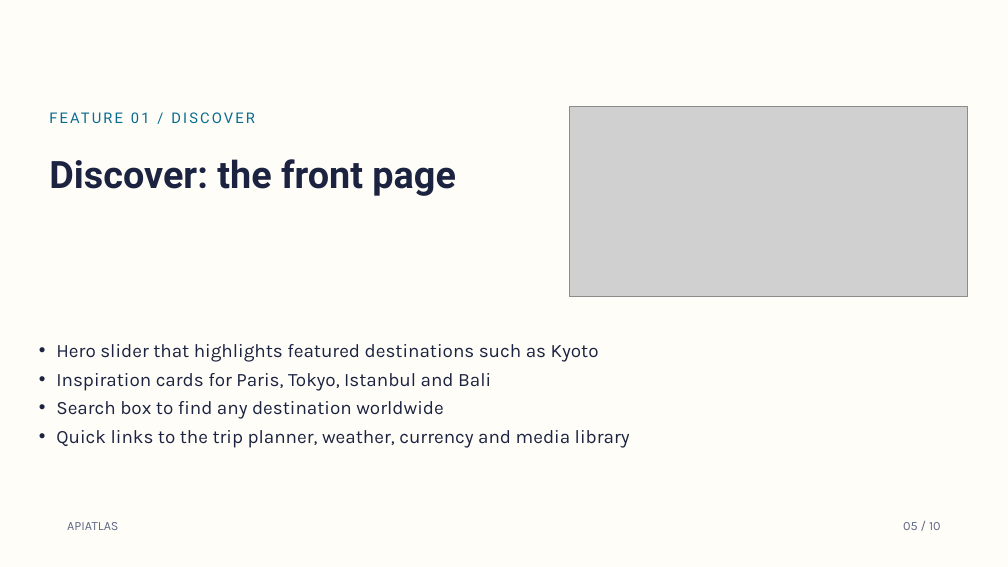
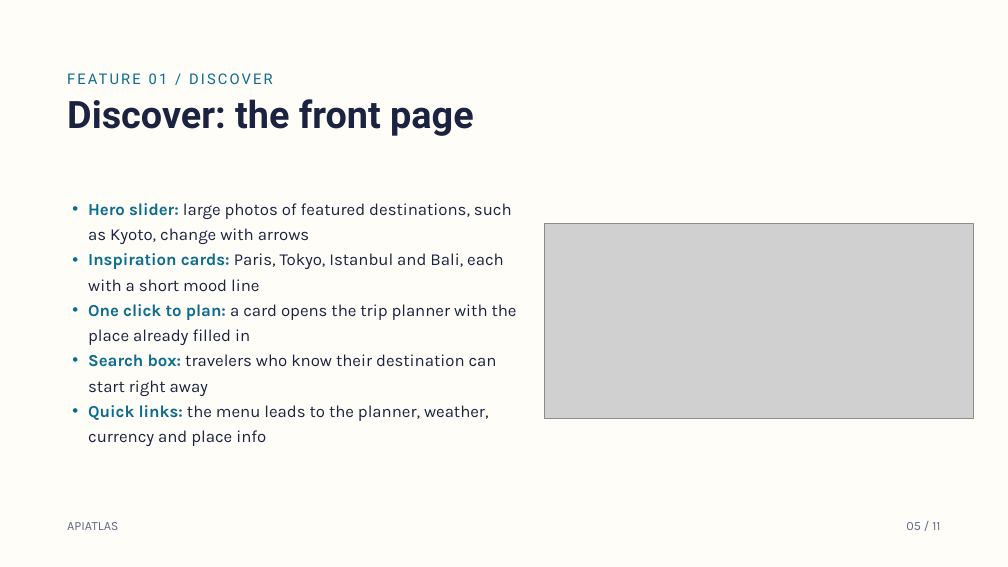
Before and after one commit to ahmad02072006/web-programming-class, a slide deck: slide 5 of Project Submission/APIATLAS Project Presentation.pptx. Drawn at 1008x567 pixels with LibreOffice and Linux fonts; fonts in the diff are those of the drawing; grey boxes stand for pictures; background and template pictures are left out. Boxes give left, top, right and bottom in pixels: in the first picture for what was removed or moved away, otherwise in the second. Text is boxed around its words. In the diff, an @@ line names an element or a change of style, - is before the commit and + after.

Commit message:
Add presentation video and update PowerPoint download links; enhance project page layout

```diff
--- a/Project Submission/APIATLAS Project Presentation.pptx
+++ b/Project Submission/APIATLAS Project Presentation.pptx
@@ text "FEATURE 01 / DISCOVER": place and size @@
-text "FEATURE 01 / DISCOVER" at (49, 160, 208, 189)
+text "FEATURE 01 / DISCOVER" at (67, 100, 226, 129)
@@ title "Discover: the front page": place and size @@
-title "Discover: the front page" at (217, 159, 455, 196)
+title "Discover: the front page" at (235, 99, 473, 136)
@@ picture removed at (569, 107, 967, 297) @@
@@ text at (88, 203, 517, 446): text changed; size 18 to 16 pt @@
-• Hero slider that highlights featured destinations such as Kyoto
-• Inspiration cards for Paris, Tokyo, Istanbul and Bali
-• Search box to find any destination worldwide
-• Quick links to the trip planner, weather, currency and media library
+• Hero slider: large photos of featured destinations, such as Kyoto, change with arrows
+• Inspiration cards: Paris, Tokyo, Istanbul and Bali, each with a short mood line
+• One click to plan: a card opens the trip planner with the place already filled in
+• Search box: travelers who know their destination can start right away
+• Quick links: the menu leads to the planner, weather, currency and place info
@@ picture added at (544, 224, 973, 419) @@
@@ text at (906, 522, 940, 530): text changed @@
-05 / 10
+05 / 11
```
Also in this commit, not shown: 8 other slides changed, 1 slide added, 6 other files.
